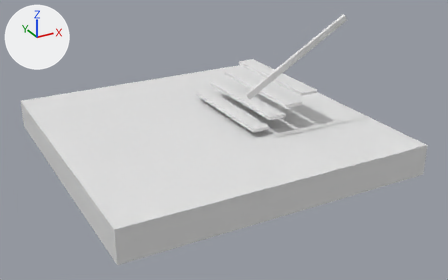
Renders of the Blender file data/stair_bauzil.blend from each side of a commit.
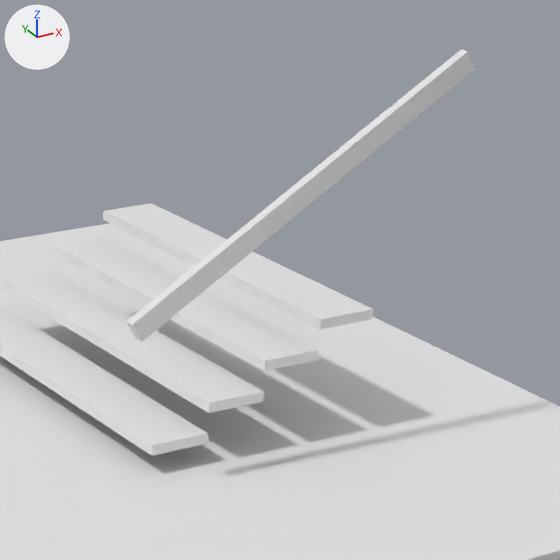
The first picture shows the older version from a camera (50 mm lens) standing at (-4.38, -8.58, 3.87) and looking at (0.08, -0.46, -0.18). The close-ups show both versions on the part from 47% to 83% of the width and 0% to 58% of the height of that picture. Lighting does not change. The marker at upper left points along +X, +Y and +Z.
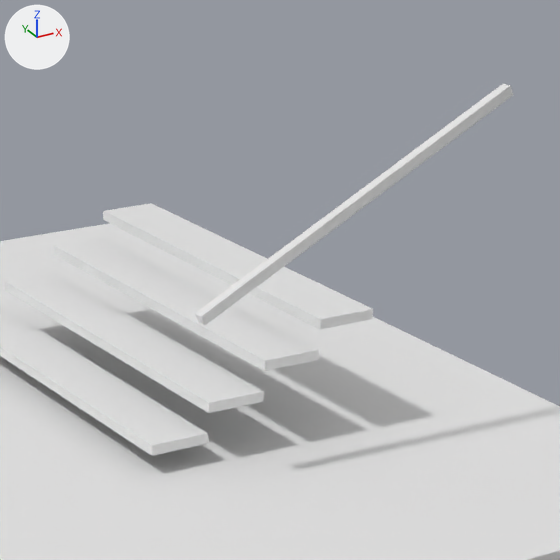
Changed parts and their boxes (x1, y1, x2, y2) in the close-ups (560 x 560 px):
'Cube.004', moved, turned, rescaled
    before: (126, 49, 475, 342)
    after: (195, 84, 513, 325)

Diff of the bpy script that builds the scene:
```diff
--- a/data/stair_bauzil.blend.py
+++ b/data/stair_bauzil.blend.py
@@ ob_cube_004 @@
 ob_cube_004 = bpy.data.objects.new('Cube.004', me_cube_005)
-ob_cube_004.location = (1.0, -1.1, 1.253)
-ob_cube_004.rotation_euler = (1.571, 1.047, 0.0)  # degrees (90, 60, 0)
-ob_cube_004.scale = (0.05, 1.0, 0.025)
+ob_cube_004.location = (1.222, -1.194, 1.206)
+ob_cube_004.rotation_euler = (0.0, -0.471, 0.0)  # degrees (0, -27, 0)
+ob_cube_004.scale = (0.91, 0.025, 0.025)
```
